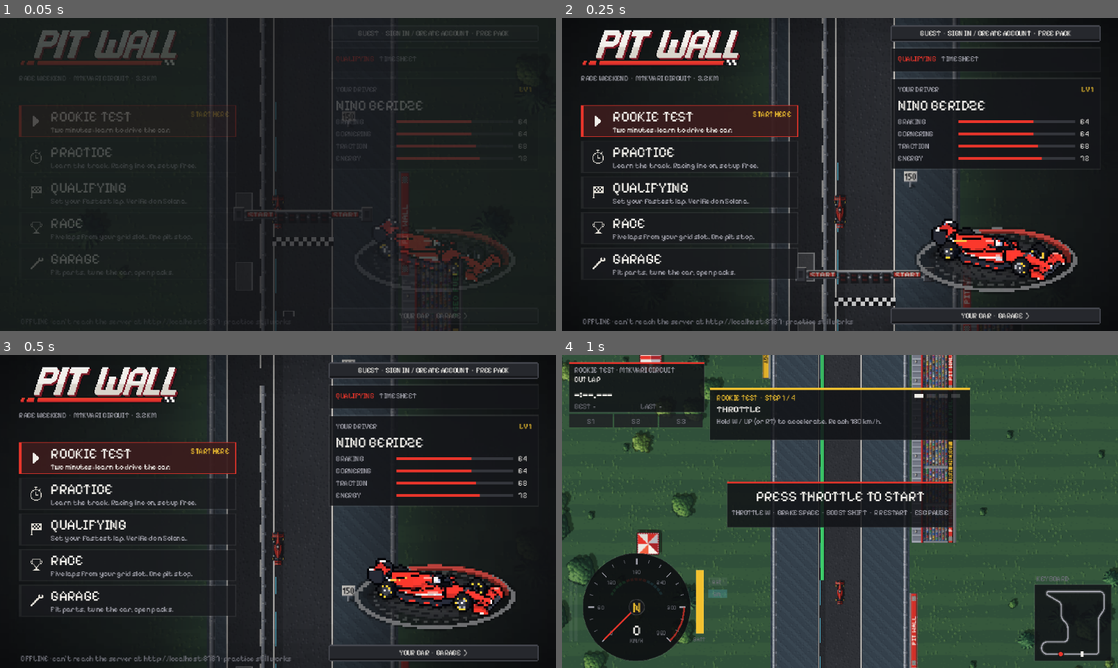
Above: before the commit, frames 1-4 (two rows, left to right).
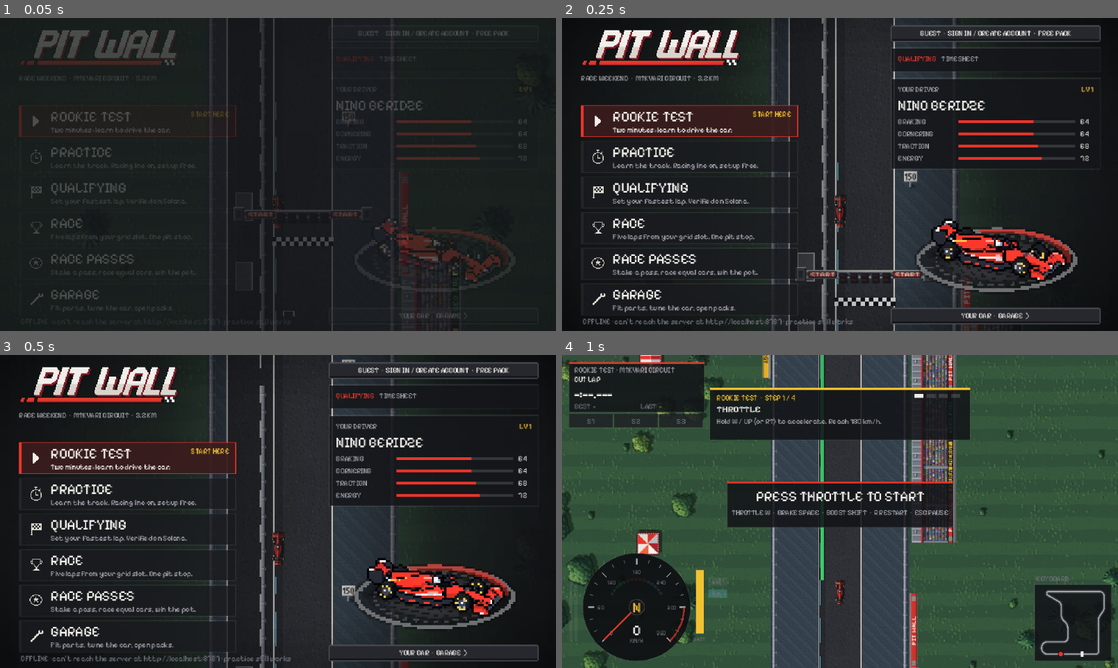
Above: after the commit, the same moments.

Repository: kotebibo/pitwall
Game: Godot game, scene res://scenes/main/main.tscn
Same seed, same stepped clock (60 frames per second), same inputs: the game is played once before the commit and once after it.
Inputs:
- Up to frame 1 (0.05 s): no input
- Up to frame 2 (0.25 s): no input
- Up to frame 3 (0.5 s): no input
- Up to frame 4 (1 s): click "START HERE" at 0.5 s

The runs differ from the first frame. In frame 1, 0.4% of the frame differs, in the area x 5-36%, y 75-94%; in frame 2, 1.1%, in the area x 5-41%, y 75-95%; in frame 3, 1.1%; in frame 4, nothing differs.

Commit message:
Hub: RACE PASSES menu entry (same lines as on main)
The `passes` signal and the entry between RACE and GARAGE, identical to
main's, so the merge is clean; main.gd's connection lives on main. The hub
layout above fits six entries at every window size.

Co-Authored-By: Claude Opus 5.5 (1M context) <noreply@anthropic.com>

Diff:
--- a/game/scenes/hub/hub.gd
+++ b/game/scenes/hub/hub.gd
@@ -9,6 +9,7 @@
 signal race
 signal garage
 signal tutorial
+signal passes
 
 var _board: VBoxContainer
 var _driver_box: VBoxContainer
@@ -121,8 +122,9 @@
 	_items["practice"] = _menu_item("PRACTICE", "Learn the track. Racing line on, setup free.", "icon_stopwatch", practice)
 	_items["qualifying"] = _menu_item("QUALIFYING", "Set your fastest lap. Verified on Solana.", "icon_flag", qualifying, Profile.tutorial_done)
 	_items["race"] = _menu_item("RACE", "Five laps from your grid slot. One pit stop.", "icon_trophy", race)
+	_items["passes"] = _menu_item("RACE PASSES", "Stake a pass, race equal cars, win the pot.", "icon_coin", passes)
 	_items["garage"] = _menu_item("GARAGE", "Fit parts, tune the car, open packs.", "icon_wrench", garage)
-	for k: String in ["tutorial", "practice", "qualifying", "race", "garage"]:
+	for k: String in ["tutorial", "practice", "qualifying", "race", "passes", "garage"]:
 		left.add_child(_items[k])
 	if not Profile.tutorial_done:
 		_tag("tutorial", "START HERE")
